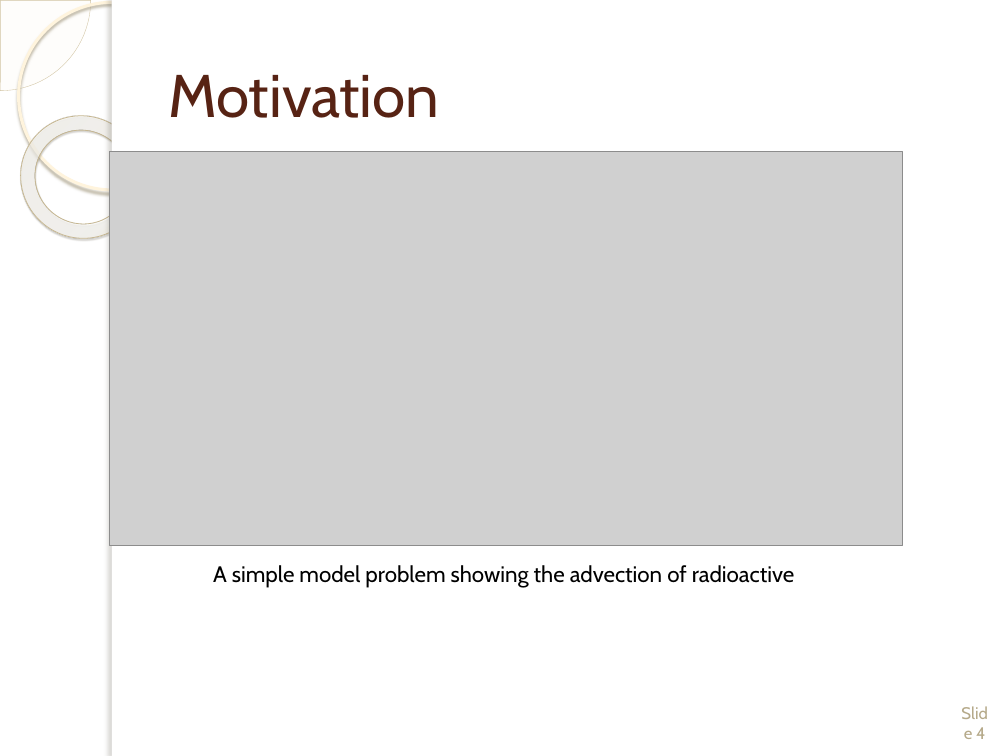
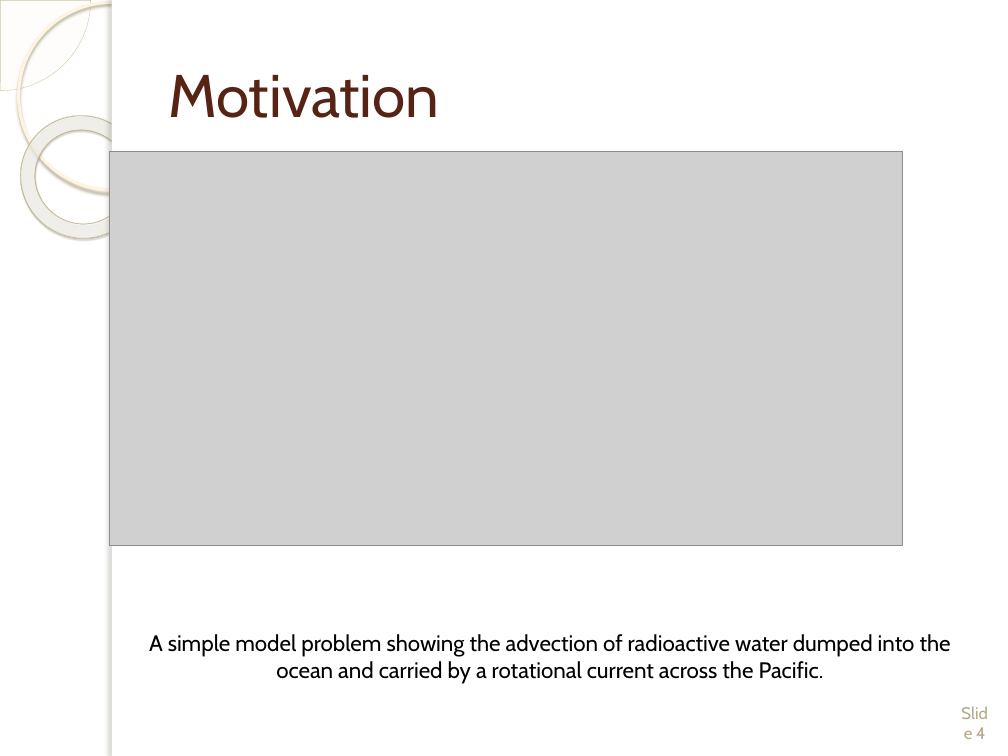
Before and after one commit to wmatern/summer_LANL, a slide deck: slide 4 of Final Research Presentation/Final_LongPres_Davis_Matern.pptx. Drawn at 1008x756 pixels with LibreOffice and Linux fonts; fonts in the diff are those of the drawing; grey boxes stand for pictures; background and template pictures are left out. Boxes give left, top, right and bottom in pixels: in the first picture for what was removed or moved away, otherwise in the second. Text is boxed around its words. In the diff, an @@ line names an element or a change of style, - is before the commit and + after.

```diff
--- a/Final Research Presentation/Final_LongPres_Davis_Matern.pptx
+++ b/Final Research Presentation/Final_LongPres_Davis_Matern.pptx
@@ text at <box>149,634,951,684</box>: text changed @@
-A simple model problem showing the advection of radioactive
+A simple model problem showing the advection of radioactive water dumped into the ocean and carried by a rotational current across the Pacific.
```
Also in this commit, not shown: 7 other slides changed, 2 slides added, 1 slide removed, 9 other files.
